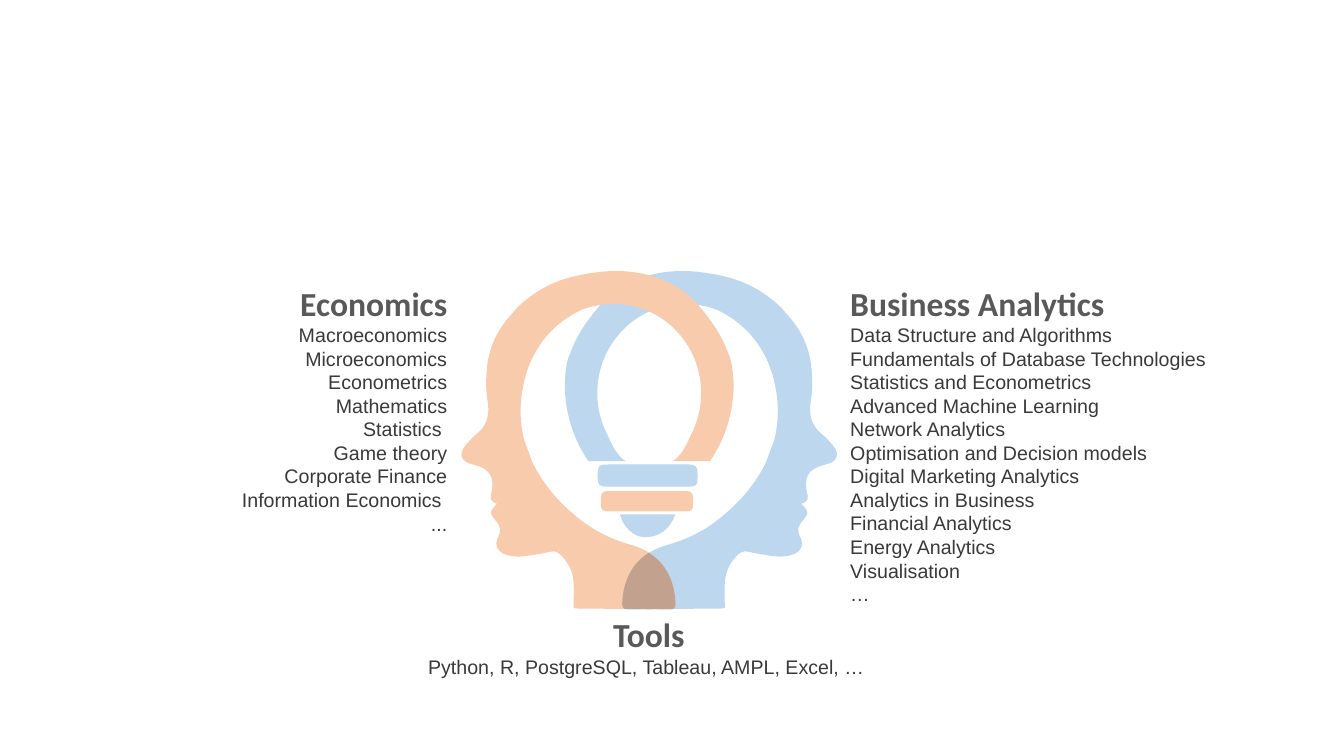
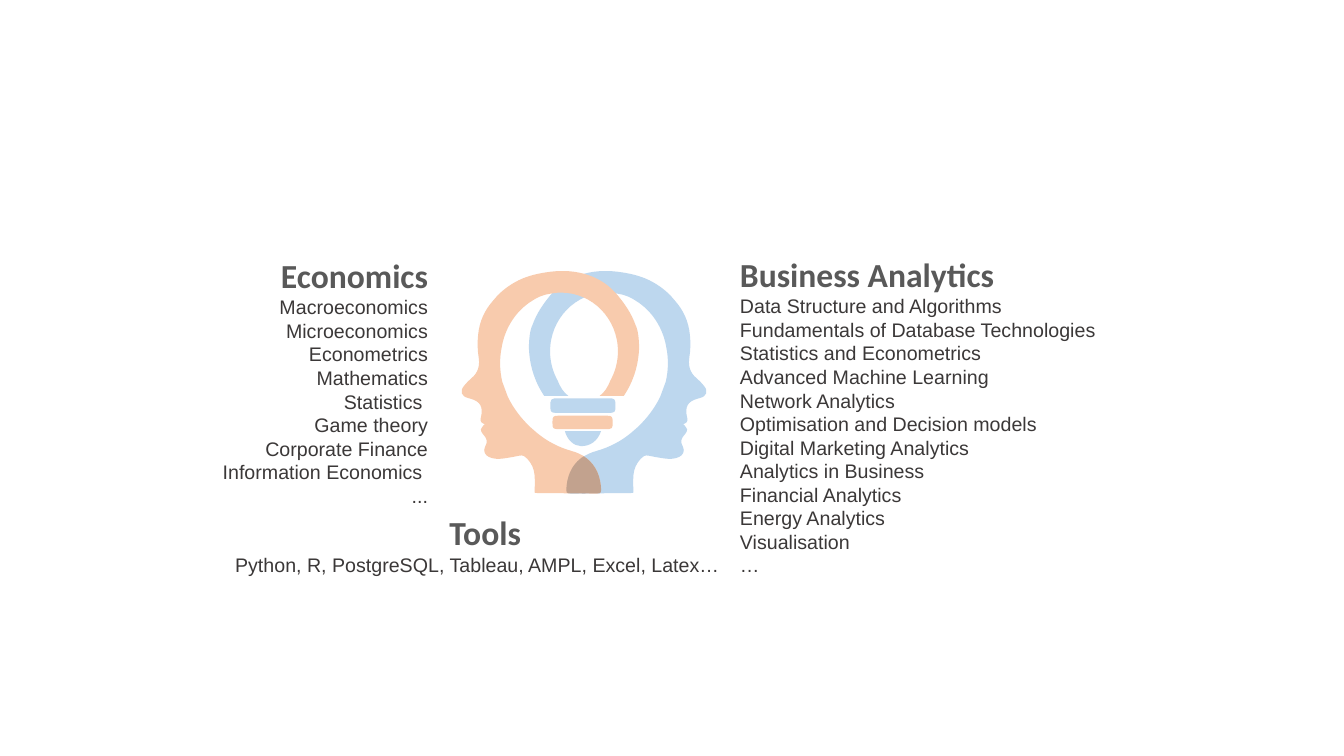
Before and after one commit to jing042323/jing-long, a slide deck: slide 1 of timeline.pptx. Drawn at 1344x756 pixels with LibreOffice and Linux fonts; fonts in the diff are those of the drawing. Boxes give left, top, right and bottom in pixels: in the first picture for what was removed or moved away, otherwise in the second. Text is boxed around its words. In the diff, an @@ line names an element or a change of style, - is before the commit and + after.

```diff
--- a/timeline.pptx
+++ b/timeline.pptx
@@ text "Economics": place and size @@
-text "Economics" at [242,292,448,507]
+text "Economics" at [223,264,428,479]
@@ text "Business Analytics": place and size @@
-text "Business Analytics" at [850,292,1206,578]
+text "Business Analytics" at [740,263,1096,549]
@@ freeform shape: place and size @@
-freeform shape at [462,271,734,610]
+freeform shape at [462,271,639,494]
@@ freeform shape: place and size @@
-freeform shape at [565,271,837,610]
+freeform shape at [529,271,707,494]
@@ freeform shape: place and size @@
-freeform shape at [598,465,698,487]
+freeform shape at [551,398,616,412]
@@ freeform shape: place and size @@
-freeform shape at [601,491,694,511]
+freeform shape at [553,415,613,429]
@@ freeform shape: place and size @@
-freeform shape at [620,514,676,537]
+freeform shape at [565,432,601,447]
@@ freeform shape: place and size @@
-freeform shape at [622,553,676,609]
+freeform shape at [567,457,602,494]
@@ text "Tools": place and size @@
-text "Tools" at [428,623,838,678]
+text "Tools" at [235,521,719,576]
@@ text at [235,557,719,576]: text changed @@
-Python, R, PostgreSQL, Tableau, AMPL, Excel, …
+Python, R, PostgreSQL, Tableau, AMPL, Excel, Latex…
```
Also in this commit, not shown: 1 slide added, 1 other file.
